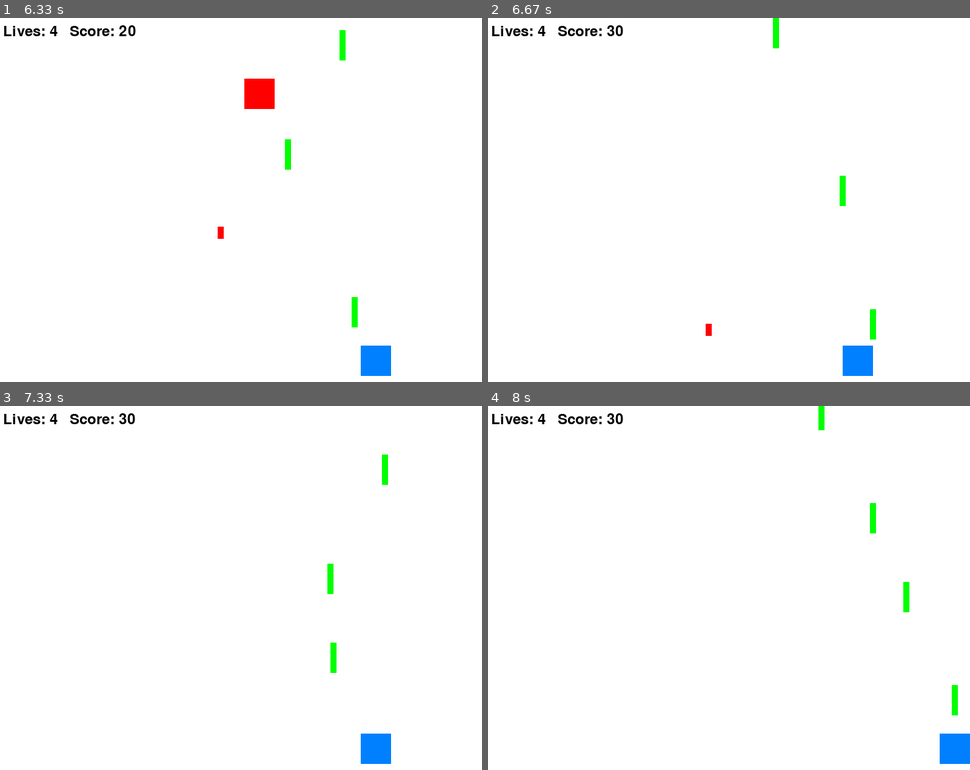
Above: before the commit, frames 1-4 (two rows, left to right).
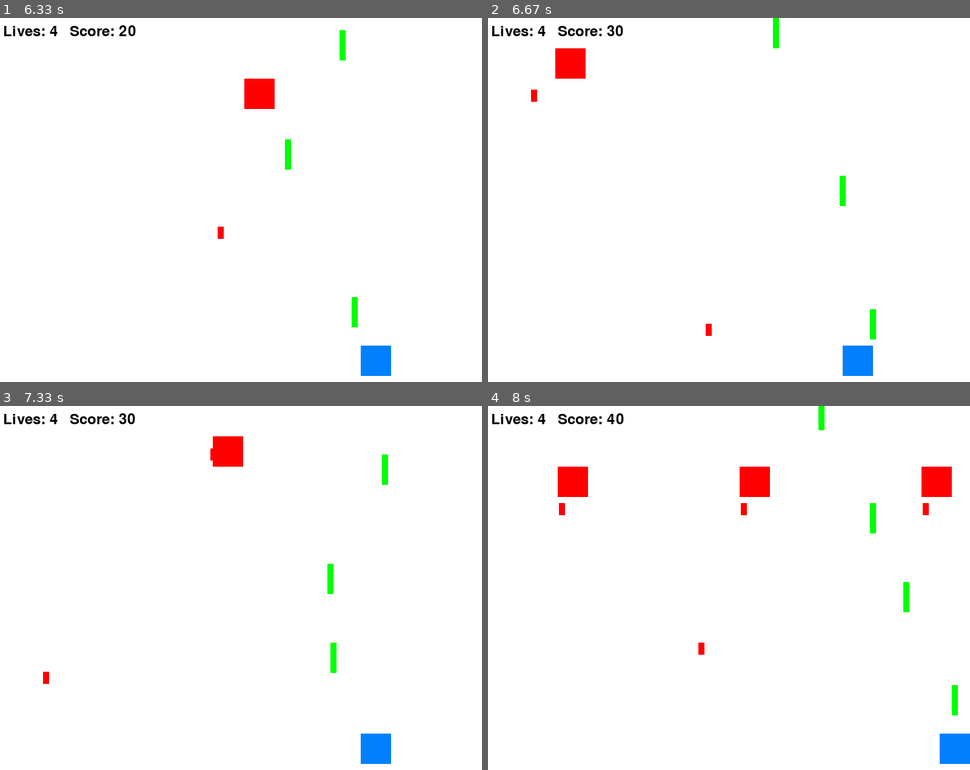
Above: after the commit, the same moments.

Repository: cerritej/8bit-py-game
Game: pygame game, started from src/main.py
Two runs of this game, one before a commit and one after it. Both use one fixed random seed, a clock stepped at 60 frames per second and the inputs below.
Inputs:
- Up to frame 1 (6.33 s): tap Space at 0.33, 0.73, 1.03, 1.23, 1.53, 1.73, 2.03, 2.3, 2.6, 2.73, 3.03, 3.4, 3.7, 3.9, 4.2, 4.4, 4.7, 4.9, 5.2, 5.47, 5.77, 5.9, 6.2 s; hold Right 0.67-1.13 s; hold Right 1.17-1.63 s; hold Left 1.67-2.2 s; hold Left 2.23-2.63 s; hold Right 2.67-3.3 s; hold Left 3.33-3.8 s; hold Right 3.83-4.3 s; hold Right 4.33-4.8 s; hold Left 4.83-5.37 s; hold Left 5.4-5.8 s; hold Right from 5.83 s (still down)
- Up to frame 2 (6.67 s): release Right at 6.47 s; hold Left from 6.5 s (still down); tap Space at 6.57 s
- Up to frame 3 (7.33 s): tap Space at 6.87, 7.07 s; release Left at 6.97 s; hold Right from 7 s (still down)
- Up to frame 4 (8 s): tap Space at 7.37, 7.57, 7.87 s; release Right at 7.47 s; hold Right 7.5-7.97 s

Frame 1 is identical in both runs. In frame 2, 0.6% of the frame differs, in the area x 8-21%, y 8-23%; in frame 3, 0.6%; in frame 4, 1.8%, in the area x 14-97%, y 2-69%.

Commit message:
updated enemies

Diff:
--- a/src/game_manager.py
+++ b/src/game_manager.py
@@ -97,6 +97,26 @@
             if enemy.eid == 1:
                 self.enemies.extend([Enemy(eid=2, x=100, y=100, speed=-2, shoot_rate=2000),
                                      Enemy(eid=3, x=700, y=100, speed=-2, shoot_rate=2000)])
+            elif enemy.eid == 2 or enemy.eid == 3:
+                # If enemies with ID 2 and 3 are both destroyed, spawn a new enemy with ID 4
+                if all(e.eid not in [2, 3] for e in self.enemies):
+                    self.enemies.append(Enemy(eid=4, x=50, y=50, speed=-6, shoot_rate=750))
+            elif enemy.eid == 4:
+                # If enemy with ID 4 is destroyed, spawn three new enemies with ID 5, 6, and 7
+                self.enemies.extend([Enemy(eid=5, x=100, y=100, speed=-2, shoot_rate=2000),
+                                     Enemy(eid=6, x=400, y=100, speed=-2, shoot_rate=2000),
+                                     Enemy(eid=7, x=700, y=100, speed=-2, shoot_rate=2000)])
+            elif enemy.eid == 5 or enemy.eid == 6 or enemy.eid == 7:
+                # If enemies with ID 5, 6, and 7 are all destroyed, spawn two new enemies with ID 8 and 9
+                if all(e.eid not in [5, 6, 7] for e in self.enemies):
+                    self.enemies.extend([Enemy(eid=8, x=100, y=100, speed=-4, shoot_rate=750),
+                                         Enemy(eid=9, x=700, y=100, speed=-4, shoot_rate=750)])
+            elif enemy.eid == 8 or enemy.eid == 9:
+                # If enemies with ID 8 and 9 are both destroyed, spawn three new enemies with ID 10, 11, and 12
+                if all(e.eid not in [8, 9] for e in self.enemies):
+                    self.enemies.extend([Enemy(eid=10, x=100, y=100, speed=-6, shoot_rate=1000),
+                                         Enemy(eid=11, x=400, y=100, speed=-4, shoot_rate=750),
+                                         Enemy(eid=12, x=700, y=100, speed=-2, shoot_rate=500)])
 
     def check_player_collision(self):
         player_spaceship_hit = any(
